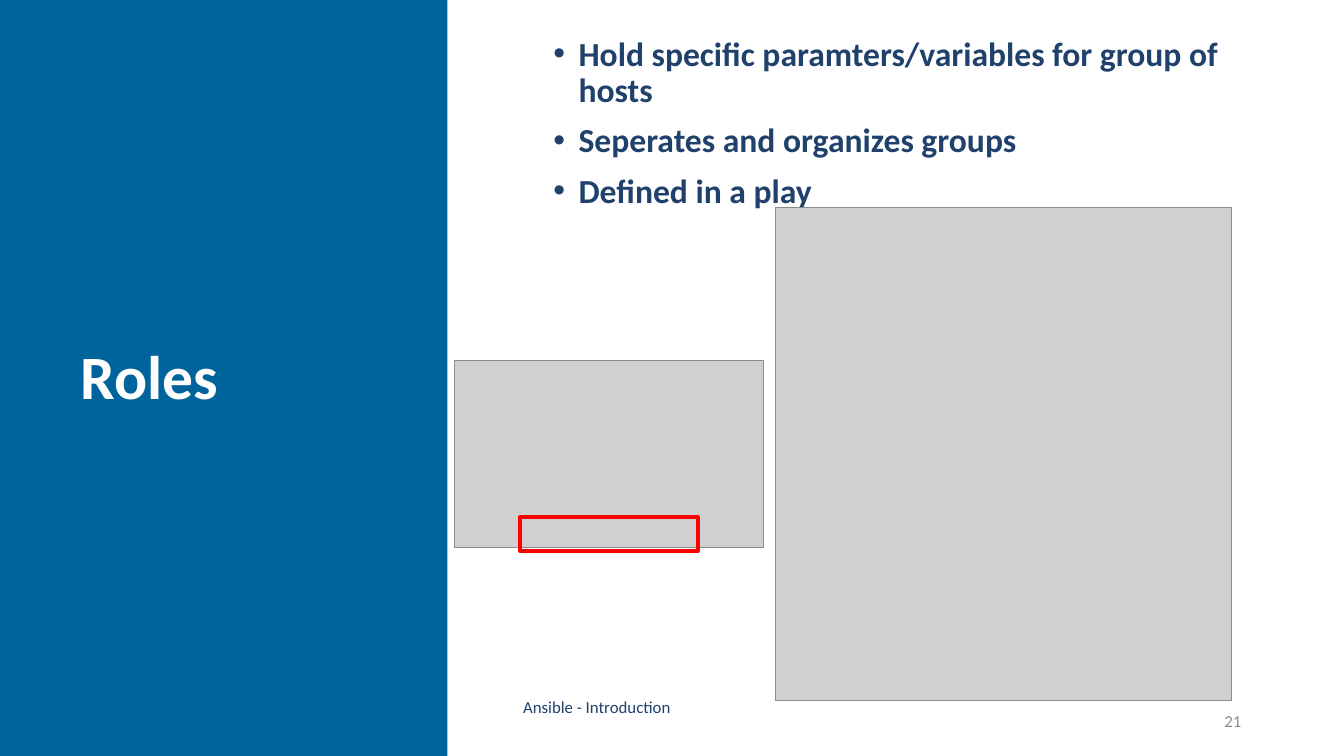
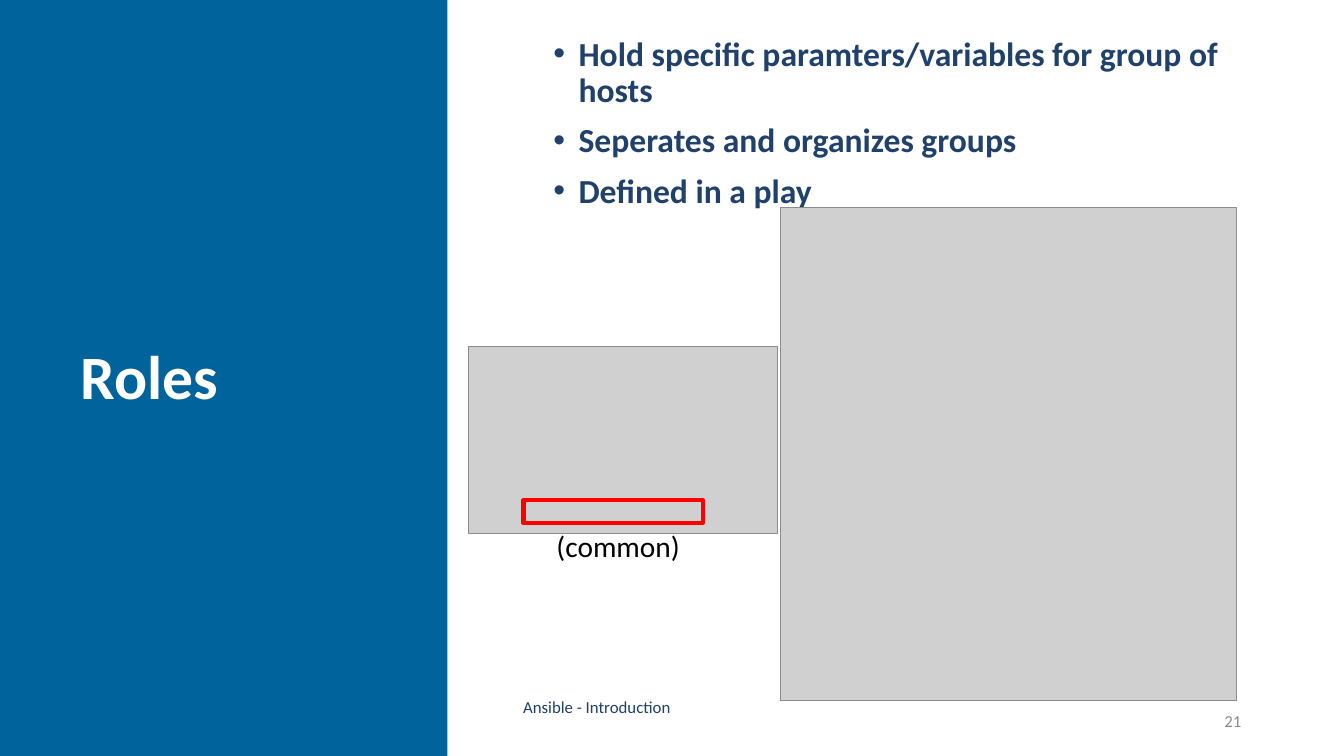
Before and after one commit to GerritVanMol/Ansible_Introduction-21_22, a slide deck: slide 21 of Documents/Ansible_BasicsAndHowToGetStarted.pptx. Drawn at 1344x756 pixels with LibreOffice and Linux fonts; fonts in the diff are those of the drawing; grey boxes stand for pictures; background and template pictures are left out. Boxes give left, top, right and bottom in pixels: in the first picture for what was removed or moved away, otherwise in the second. Text is boxed around its words. In the diff, an @@ line names an element or a change of style, - is before the commit and + after.

```diff
--- a/Documents/Ansible_BasicsAndHowToGetStarted.pptx
+++ b/Documents/Ansible_BasicsAndHowToGetStarted.pptx
@@ picture: place and size @@
-picture at [776,208,1232,701]
+picture at [781,208,1237,701]
@@ picture: place and size @@
-picture at [455,361,764,547]
+picture at [469,347,778,533]
@@ rectangle: place and size @@
-rectangle at [520,517,698,551]
+rectangle at [523,500,703,523]
@@ text added at [556,533,679,561], 21 pt, text #000000 @@
+(common)
```
Also in this commit, not shown: 6 other slides changed, 2 slides added, 1 slide removed, 1 other file.
